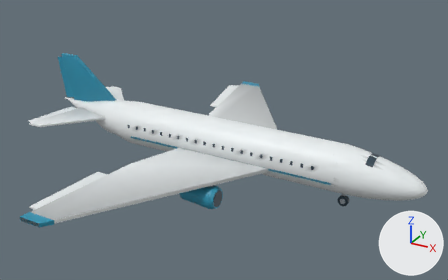
Two versions of the glTF model data/vehicle/aircraft/estuaire-airliner/model.glb, one commit apart.
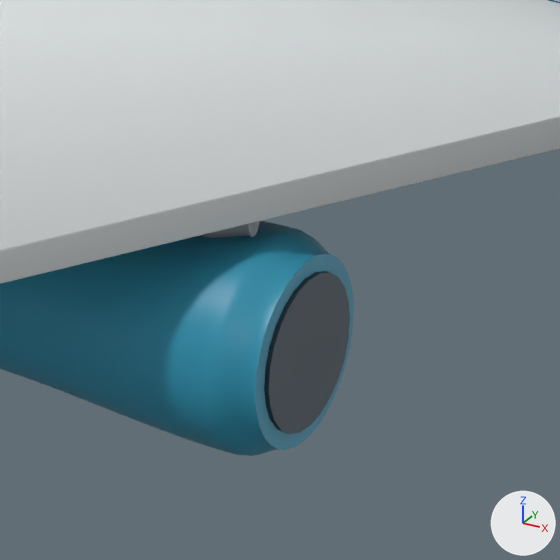
The first picture shows the older version from a 50 mm lens placed at (23.2, -41.7, 24.2), pointed at (0.3, -0.1, 3.4). The close-ups show the older and then the newer version on the part from 42% to 54% of the width and 58% to 79% of the height of that picture. Only the edits that show in the close-ups are written down. The lights are fixed; the arrows at lower right show +X, +Y and +Z. Where no turn or scale is listed for an object, it has been applied to the vertices.

In view in the first close-up: 'Intake 1', 'Nacelle 1', 'Wing 1' and 1 more.
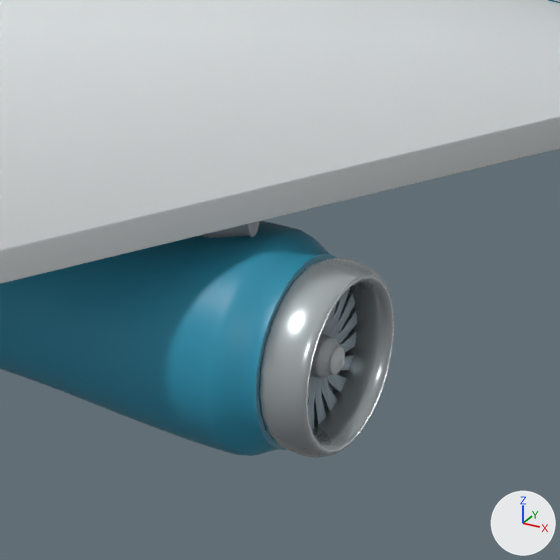
Not visible in the close-ups: 'Fan blade 1 12'.

Location of each change, (x1, y1, x2, y2) in pixels of the close-ups (560 x 560 px):
'Fan inlet lip 1', added
    after: (258, 258, 394, 458)
'Fan spinner 1', added
    after: (310, 334, 345, 379)
'Fan blade 1 15', added
    after: (314, 378, 326, 425)
'Fan blade 1 1', added
    after: (330, 292, 355, 338)
'Fan blade 1 0', added
    after: (334, 309, 357, 344)
'Fan blade 1 16', added
    after: (321, 378, 337, 411)
'Fan blade 1 2', added
    after: (326, 288, 350, 336)
'Fan blade 1 14', added
    after: (308, 377, 317, 429)
'Fan blade 1 17', added
    after: (327, 374, 347, 392)
'Fan blade 1 19', added
    after: (339, 331, 356, 353)
'Fan blade 1 18', added (mostly hidden)
    after: (341, 354, 353, 370)
'Fan blade 1 3', added (mostly hidden)
    after: (323, 305, 336, 335)
'Fan blade 1 13', added (mostly hidden)
    after: (308, 376, 315, 398)
'Fan blade 1 4', added (mostly hidden)
    after: (321, 321, 327, 335)
'Intake 1', unchanged, covered by the edit
    before: (264, 271, 350, 434)
    after: (314, 298, 349, 420)

Patch to the scene script:
```diff
--- a/data/vehicle/aircraft/estuaire-airliner/model.glb.py
+++ b/data/vehicle/aircraft/estuaire-airliner/model.glb.py
@@ mat_solid_material_004 @@
 n0 = _N.new('ShaderNodeBsdfPrincipled'); n0.name = 'Principled BSDF'
-n0.inputs[0].default_value = (0.83, 0.87, 0.88, 1.0)  # 'Base Color', white #ebf0f1
-n0.inputs[2].default_value = 0.45  # 'Roughness'
+n0.inputs[1].default_value = 0.68  # 'Metallic'
+n0.inputs[2].default_value = 0.24  # 'Roughness'
 n1 = _N.new('ShaderNodeOutputMaterial'); n1.name = 'Material Output'
+n2 = _N.new('ShaderNodeMix'); n2.name = 'Mix'
+n2.data_type = 'RGBA'
+n2.blend_type = 'MULTIPLY'
+n2.inputs[0].default_value = 1.0  # 'Factor'
+n2.inputs[7].default_value = (0.56, 0.61, 0.63, 1.0)  # 'B', light grey #c5cdd0
+n3 = _N.new('ShaderNodeVertexColor'); n3.name = 'Color Attribute'
 _L.new(n0.outputs[0], n1.inputs[0])  # 'BSDF' to 'Surface'
+_L.new(n2.outputs[2], n0.inputs[0])  # 'Result' to 'Base Color'
+_L.new(n3.outputs[0], n2.inputs[6])  # 'Color' to 'A'
@@ mat_solid_material_005 @@
 n0 = _N.new('ShaderNodeBsdfPrincipled'); n0.name = 'Principled BSDF'
-n0.inputs[0].default_value = (0.025, 0.29, 0.44, 1.0)  # 'Base Color', cyan #2c93b1
-n0.inputs[2].default_value = 0.45  # 'Roughness'
+n0.inputs[1].default_value = 0.63  # 'Metallic'
+n0.inputs[2].default_value = 0.32  # 'Roughness'
 n1 = _N.new('ShaderNodeOutputMaterial'); n1.name = 'Material Output'
+n2 = _N.new('ShaderNodeMix'); n2.name = 'Mix'
+n2.data_type = 'RGBA'
+n2.blend_type = 'MULTIPLY'
+n2.inputs[0].default_value = 1.0  # 'Factor'
+n2.inputs[7].default_value = (0.25, 0.32, 0.36, 1.0)  # 'B', grey #8999a2
+n3 = _N.new('ShaderNodeVertexColor'); n3.name = 'Color Attribute'
 _L.new(n0.outputs[0], n1.inputs[0])  # 'BSDF' to 'Surface'
+_L.new(n2.outputs[2], n0.inputs[0])  # 'Result' to 'Base Color'
+_L.new(n3.outputs[0], n2.inputs[6])  # 'Color' to 'A'
@@ mat_solid_material_006 @@
+mat_solid_material_006 = bpy.data.materials.new('Solid material.006')
+# nodes: BsdfPrincipled, Mix, OutputMaterial, VertexColor
+# colours: light grey #bdc4c7, mixed with the vertex colours
@@ ob_fan_spinner_1 @@
+ob_fan_spinner_1 = bpy.data.objects.new('Fan spinner 1', me_fan_spinner_1)  # 3104 vertices, 6204 faces; spans x 2.927..3.181, y -5.815..-5.471, z 0.998..1.342
+ob_fan_spinner_1.location = (0.0, 0.0, 0.0)
@@ ob_fan_blade_1_19 @@
+ob_fan_blade_1_19 = bpy.data.objects.new('Fan blade 1 19', me_fan_blade_1_19)  # 14 vertices, 24 faces; spans x 2.943..2.966, y -5.532..-4.994, z 0.971..1.17
+ob_fan_blade_1_19.location = (0.0, 0.0, 0.0)
@@ ob_fan_blade_1_18 @@
+ob_fan_blade_1_18 = bpy.data.objects.new('Fan blade 1 18', me_fan_blade_1_18)  # 14 vertices, 24 faces; spans x 2.943..2.966, y -5.559..-5.065, z 0.803..1.126
+ob_fan_blade_1_18.location = (0.0, 0.0, 0.0)
@@ ob_fan_blade_1_17 @@
+ob_fan_blade_1_17 = bpy.data.objects.new('Fan blade 1 17', me_fan_blade_1_17)  # 14 vertices, 24 faces; spans x 2.943..2.966, y -5.594..-5.176, z 0.671..1.086
+ob_fan_blade_1_17.location = (0.0, 0.0, 0.0)
@@ ob_fan_blade_1_16 @@
+ob_fan_blade_1_16 = bpy.data.objects.new('Fan blade 1 16', me_fan_blade_1_16)  # 14 vertices, 24 faces; spans x 2.943..2.966, y -5.634..-5.333, z 0.567..1.054
+ob_fan_blade_1_16.location = (0.0, 0.0, 0.0)
@@ ob_fan_blade_1_15 @@
+ob_fan_blade_1_15 = bpy.data.objects.new('Fan blade 1 15', me_fan_blade_1_15)  # 14 vertices, 24 faces; spans x 2.943..2.966, y -5.699..-5.521, z 0.512..1.043
+ob_fan_blade_1_15.location = (0.0, 0.0, 0.0)
@@ ob_fan_blade_1_14 @@
+ob_fan_blade_1_14 = bpy.data.objects.new('Fan blade 1 14', me_fan_blade_1_14)  # 14 vertices, 24 faces; spans x 2.943..2.966, y -5.842..-5.643, z 0.521..1.059
+ob_fan_blade_1_14.location = (0.0, 0.0, 0.0)
@@ ob_fan_blade_1_13 @@
+ob_fan_blade_1_13 = bpy.data.objects.new('Fan blade 1 13', me_fan_blade_1_13)  # 14 vertices, 24 faces; spans x 2.943..2.966, y -6.01..-5.687, z 0.592..1.086
+ob_fan_blade_1_13.location = (0.0, 0.0, 0.0)
@@ ob_fan_blade_1_12 @@
+ob_fan_blade_1_12 = bpy.data.objects.new('Fan blade 1 12', me_fan_blade_1_12)  # 14 vertices, 24 faces; spans x 2.943..2.966, y -6.142..-5.727, z 0.703..1.121
+ob_fan_blade_1_12.location = (0.0, 0.0, 0.0)
@@ ob_fan_blade_1_4 @@
+ob_fan_blade_1_4 = bpy.data.objects.new('Fan blade 1 4', me_fan_blade_1_4)  # 14 vertices, 24 faces; spans x 2.943..2.966, y -5.643..-5.444, z 1.281..1.819
+ob_fan_blade_1_4.location = (0.0, 0.0, 0.0)
@@ ob_fan_blade_1_3 @@
+ob_fan_blade_1_3 = bpy.data.objects.new('Fan blade 1 3', me_fan_blade_1_3)  # 14 vertices, 24 faces; spans x 2.943..2.966, y -5.599..-5.276, z 1.254..1.748
+ob_fan_blade_1_3.location = (0.0, 0.0, 0.0)
@@ ob_fan_blade_1_2 @@
+ob_fan_blade_1_2 = bpy.data.objects.new('Fan blade 1 2', me_fan_blade_1_2)  # 14 vertices, 24 faces; spans x 2.943..2.966, y -5.559..-5.144, z 1.219..1.637
+ob_fan_blade_1_2.location = (0.0, 0.0, 0.0)
@@ ob_fan_blade_1_1 @@
+ob_fan_blade_1_1 = bpy.data.objects.new('Fan blade 1 1', me_fan_blade_1_1)  # 14 vertices, 24 faces; spans x 2.943..2.966, y -5.527..-5.04, z 1.179..1.48
+ob_fan_blade_1_1.location = (0.0, 0.0, 0.0)
@@ ob_fan_blade_1_0 @@
+ob_fan_blade_1_0 = bpy.data.objects.new('Fan blade 1 0', me_fan_blade_1_0)  # 14 vertices, 24 faces; spans x 2.943..2.966, y -5.516..-4.985, z 1.114..1.292
+ob_fan_blade_1_0.location = (0.0, 0.0, 0.0)
@@ ob_fan_inlet_lip_1 @@
+ob_fan_inlet_lip_1 = bpy.data.objects.new('Fan inlet lip 1', me_fan_inlet_lip_1)  # 576 vertices, 1152 faces; spans x 2.82..3.25, y -6.42..-4.86, z 0.39..1.95
+ob_fan_inlet_lip_1.location = (0.0, 0.0, 0.0)
```
